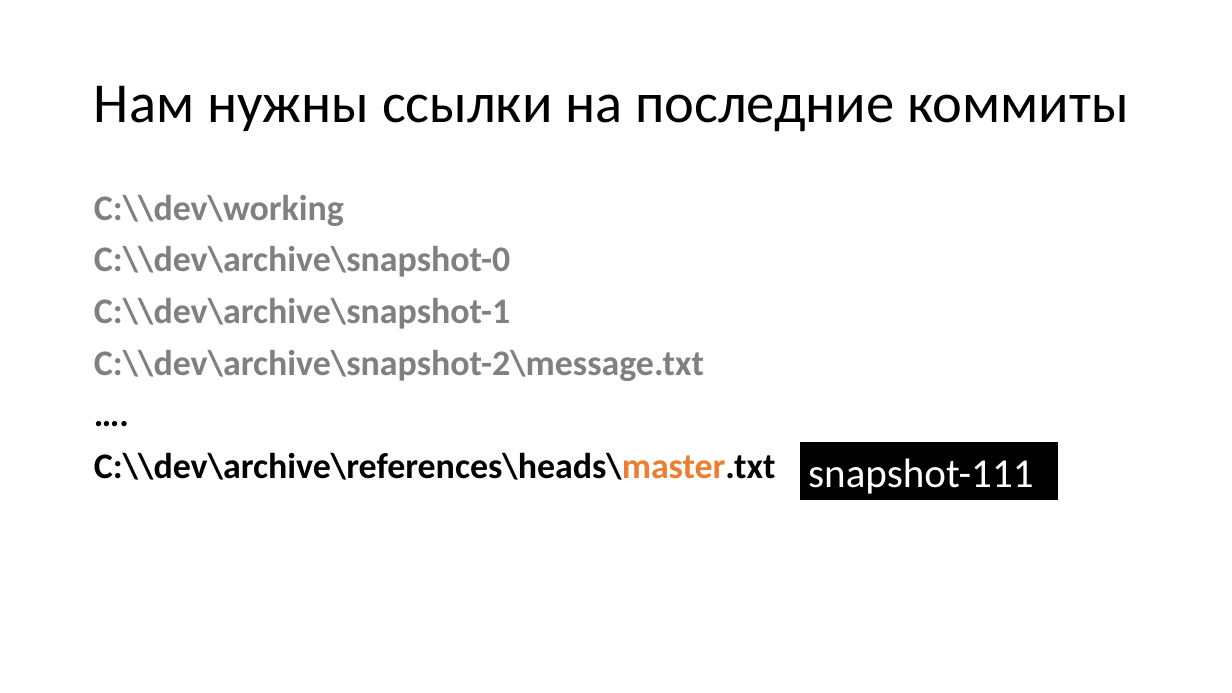
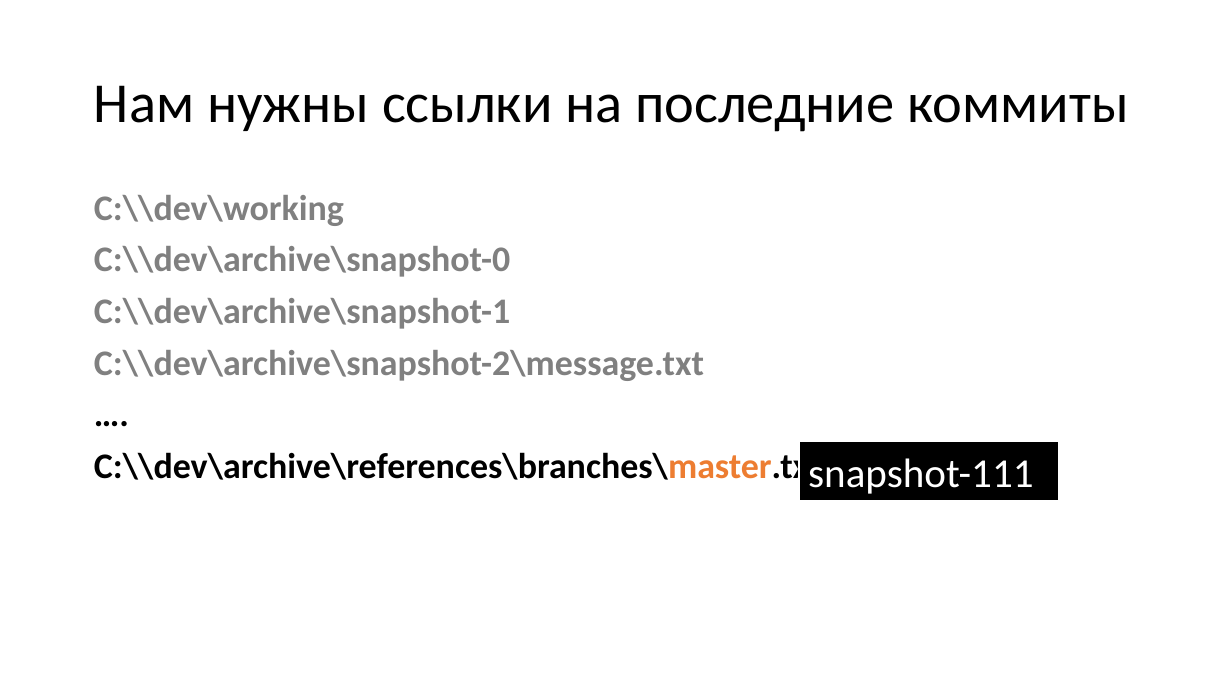
Before and after one commit to dzmitry-varabei/front-end-course, a slide deck: slide 27 of git-commit-code-review/Presentation1.pptx. Drawn at 1232x693 pixels with LibreOffice and Linux fonts; fonts in the diff are those of the drawing. Boxes give left, top, right and bottom in pixels: in the first picture for what was removed or moved away, otherwise in the second. Text is boxed around its words. In the diff, an @@ line names an element or a change of style, - is before the commit and + after.

```diff
--- a/git-commit-code-review/Presentation1.pptx
+++ b/git-commit-code-review/Presentation1.pptx
@@ text at bbox=[94, 448, 822, 487]: text changed @@
-С:\\dev\archive\references\heads\master.txt
+С:\\dev\archive\references\branches\master.txt
```
Also in this commit, not shown: 2 other slides changed, 2 slides added, 1 slide removed, 1 other file.
